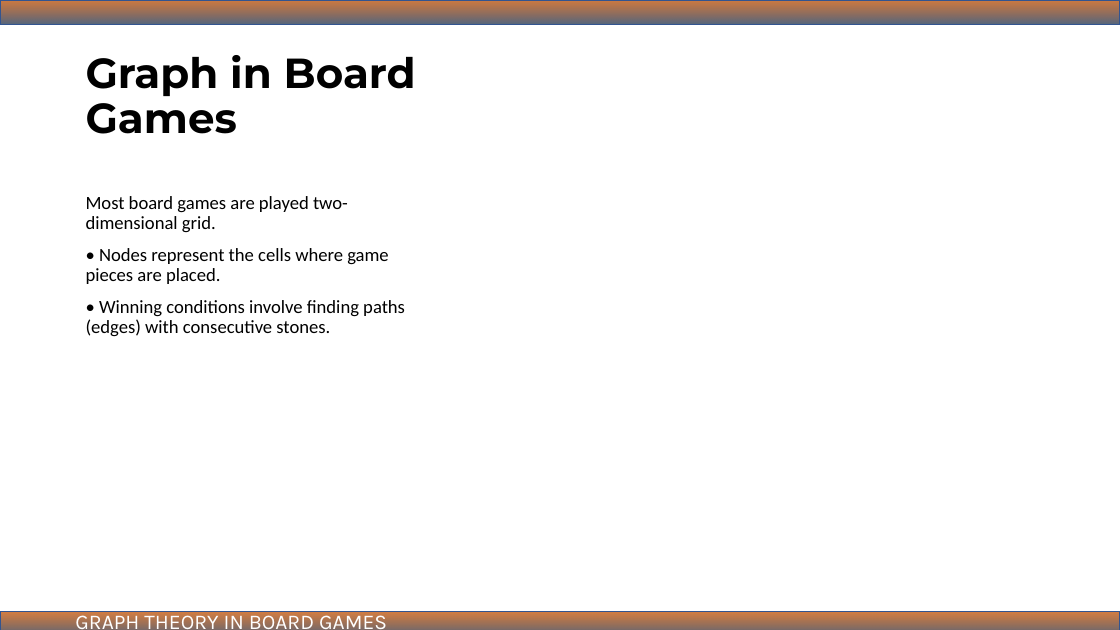
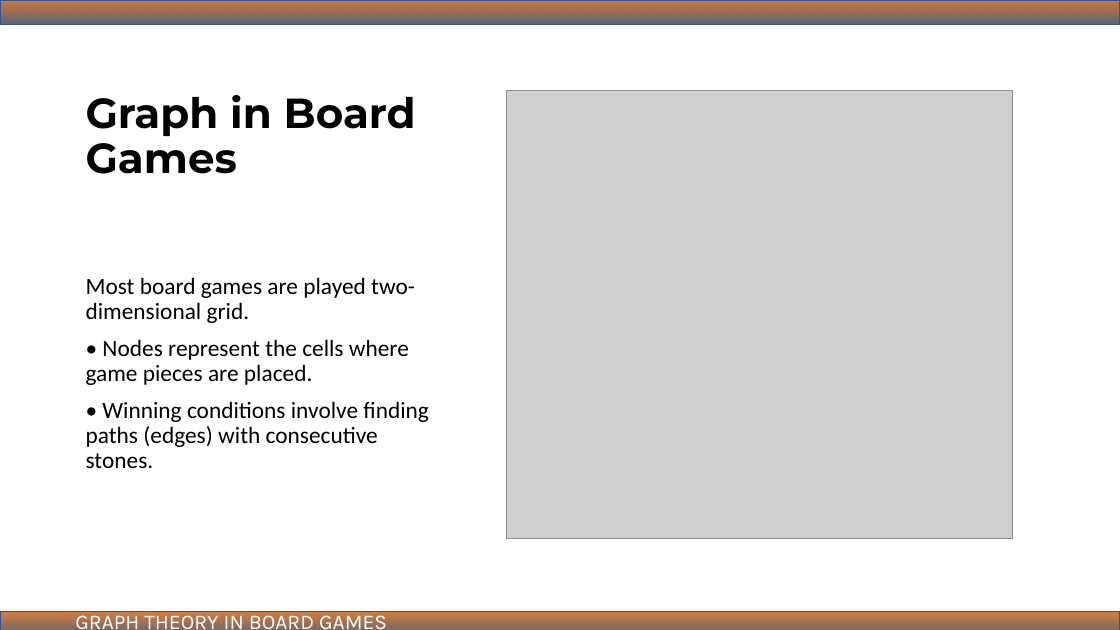
Before and after one commit to ibmbt/group5_graphtheory, a slide deck: slide 8 of group5_graphtheory.pptx (slide 16 before the commit). Drawn at 1120x630 pixels with LibreOffice and Linux fonts; fonts in the diff are those of the drawing; grey boxes stand for pictures. Boxes give left, top, right and bottom in pixels: in the first picture for what was removed or moved away, otherwise in the second. Text is boxed around its words. In the diff, an @@ line names an element or a change of style, - is before the commit and + after.

```diff
--- a/group5_graphtheory.pptx
+++ b/group5_graphtheory.pptx
@@ title "Graph in Board Games": place and size @@
-title "Graph in Board Games" at (86, 55, 416, 134)
+title "Graph in Board Games" at (86, 95, 416, 174)
@@ picture added at (507, 91, 1013, 539) @@
@@ text "Most board games are played ...": place and size @@
-text "Most board games are played ..." at (86, 196, 405, 337)
+text "Most board games are played ..." at (86, 277, 428, 468)
@@ text "Most board games are played ..." at (86, 277, 428, 468): size 16 to 20 pt @@
```
Also in this commit, not shown: 14 other slides changed, 7 slides added, 17 slides removed, 3 other files.
